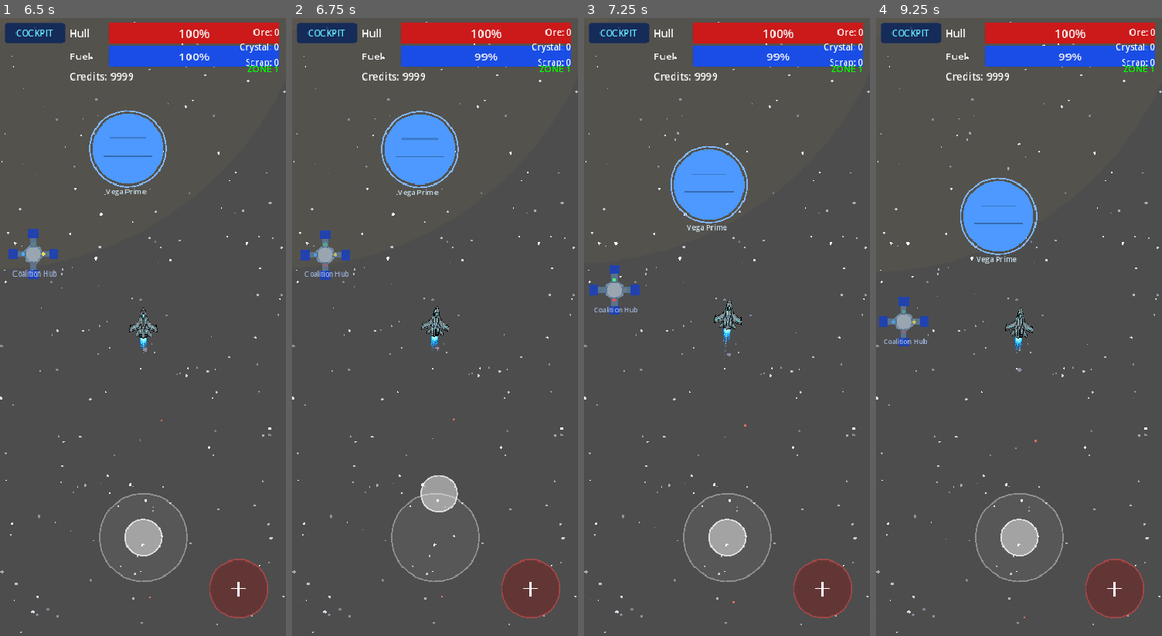
Above: before the commit, frames 1-4 (left to right).
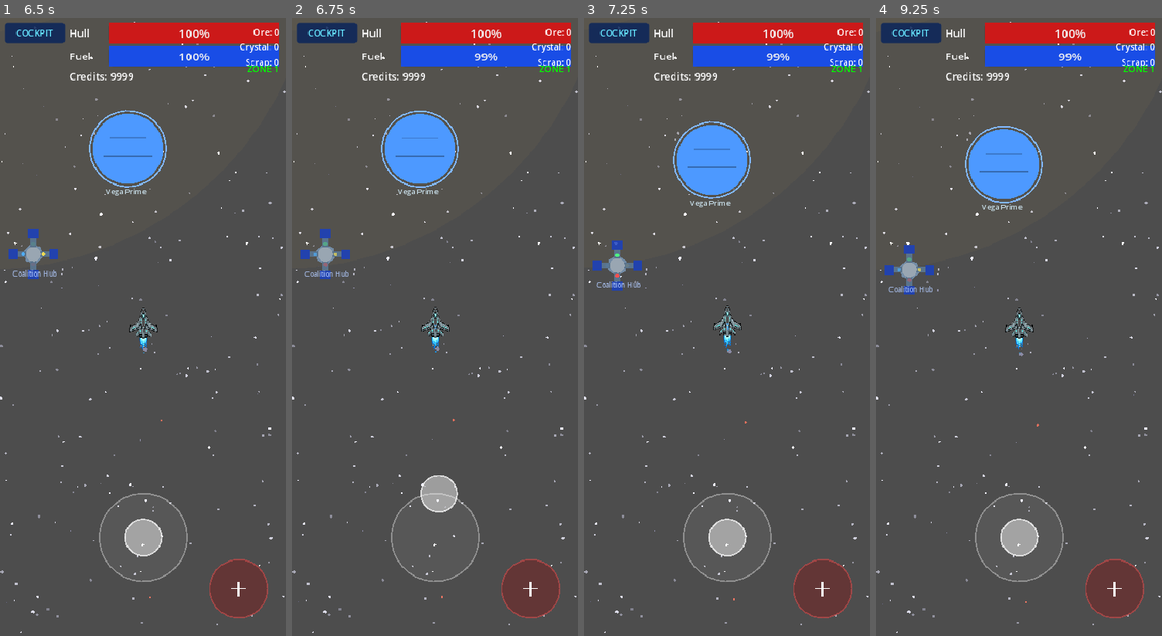
Above: after the commit, the same moments.

Repository: ichizh8/space-game-rt
Game: Godot game, scene res://scenes/main_menu.tscn
Same seed, same stepped clock (60 frames per second), same inputs: the game is played once before the commit and once after it.
Inputs (mouse positions are in pixels of both pictures, inside the frame that each line leads up to):
- Up to frame 1 (6.5 s): click "New Game" at 0.5 s; click "TAP TO CONTINUE" at 1.25 s; click "TAP TO CONTINUE" at 2 s; click "COCKPIT" at 2.75 s; click "GOT IT" at 3.5 s; click "COCKPIT" at 4.25 s; click "COCKPIT" at 5 s; click "X" at 5.75 s
- Up to frame 2 (6.75 s): tap Enter at 6.5 s; drag from (435, 537) to (463, 191) at 6.52 s
- Up to frame 3 (7.25 s): no input
- Up to frame 4 (9.25 s): drag from (961, 357) to (1004, 450) at 7.27 s; move the mouse to (1047, 191) at 8.02 s; click (1047, 191) at 8.17 s; drag from (1004, 450) to (933, 234) at 8.77 s

Frame 1 is identical in both runs. In frame 2, 0.5% of the frame differs, in the area x 2-75%, y 14-95%; in frame 3, 3.6%; in frame 4, 5.4%, in the area x 1-91%, y 4-98%.

Commit message:
v96: Asteroids-style thrust controls

Diff:
--- a/scripts/ship.gd
+++ b/scripts/ship.gd
@@ -1,9 +1,11 @@
 extends CharacterBody2D
 
-const BASE_SPEED := 200.0
-const FUEL_DRAIN_RATE := 0.15  # per second while moving
-const ACCEL_LERP := 4.0       # how fast ship accelerates toward target velocity
-const DECEL_LERP := 2.5       # how fast ship decelerates (drift feel)
+const ROTATION_SPEED := 2.8    # radians per second
+const THRUST_FORCE := 320.0    # pixels/s² acceleration
+const MAX_SPEED := 280.0       # hard cap (before bonus)
+const DRAG := 0.92             # velocity multiplier per frame at 60fps
+const REVERSE_MULT := 0.35     # reverse thrust multiplier
+const FUEL_DRAIN_RATE := 0.15  # per second while thrusting
 
 var is_firing := false
 var can_shoot := true
@@ -29,15 +31,32 @@
 	if hud_node and hud_node.has_method("get_joystick_direction"):
 		direction = hud_node.get_joystick_direction()
 
-	if direction.length() > 0.1 and GameState.fuel > 0:
-		var speed := BASE_SPEED + GameState.player_speed_bonus
-		var target_vel: Vector2 = direction.normalized() * speed
-		_velocity_smooth = _velocity_smooth.lerp(target_vel, delta * ACCEL_LERP)
-		rotation = _velocity_smooth.angle() + PI / 2.0
+	# Rotation from X axis
+	if abs(direction.x) > 0.1:
+		rotation += direction.x * ROTATION_SPEED * delta
+
+	# Thrust from Y axis (joystick up = negative Y = forward)
+	var thrust := 0.0
+	if direction.y < -0.1 and GameState.fuel > 0:
+		thrust = -direction.y * THRUST_FORCE  # forward
 		var drain := FUEL_DRAIN_RATE * (1.0 - GameState.captain_fuel_efficiency)
 		GameState.use_fuel(drain * delta)
-	else:
-		_velocity_smooth = _velocity_smooth.lerp(Vector2.ZERO, delta * DECEL_LERP)
+	elif direction.y > 0.1 and GameState.fuel > 0:
+		thrust = -direction.y * THRUST_FORCE * REVERSE_MULT  # gentle reverse
+		var drain := FUEL_DRAIN_RATE * 0.3 * (1.0 - GameState.captain_fuel_efficiency)
+		GameState.use_fuel(drain * delta)
+
+	# Apply thrust in facing direction
+	var forward := Vector2.UP.rotated(rotation)
+	_velocity_smooth += forward * thrust * delta
+
+	# Frame-rate independent drag
+	_velocity_smooth *= pow(DRAG, delta * 60.0)
+
+	# Cap speed
+	var max_spd := MAX_SPEED + GameState.player_speed_bonus
+	if _velocity_smooth.length() > max_spd:
+		_velocity_smooth = _velocity_smooth.normalized() * max_spd
 
 	velocity = _velocity_smooth + _gravity_accum
 	_gravity_accum = Vector2.ZERO
Not shown, changed: web-export/index.html
Not shown, changed: web-export/index.pck
